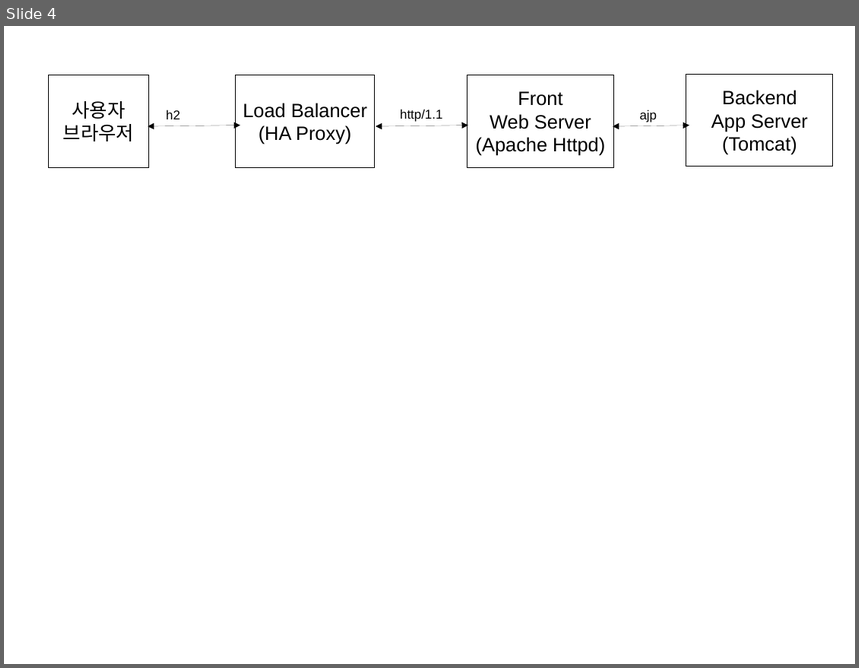
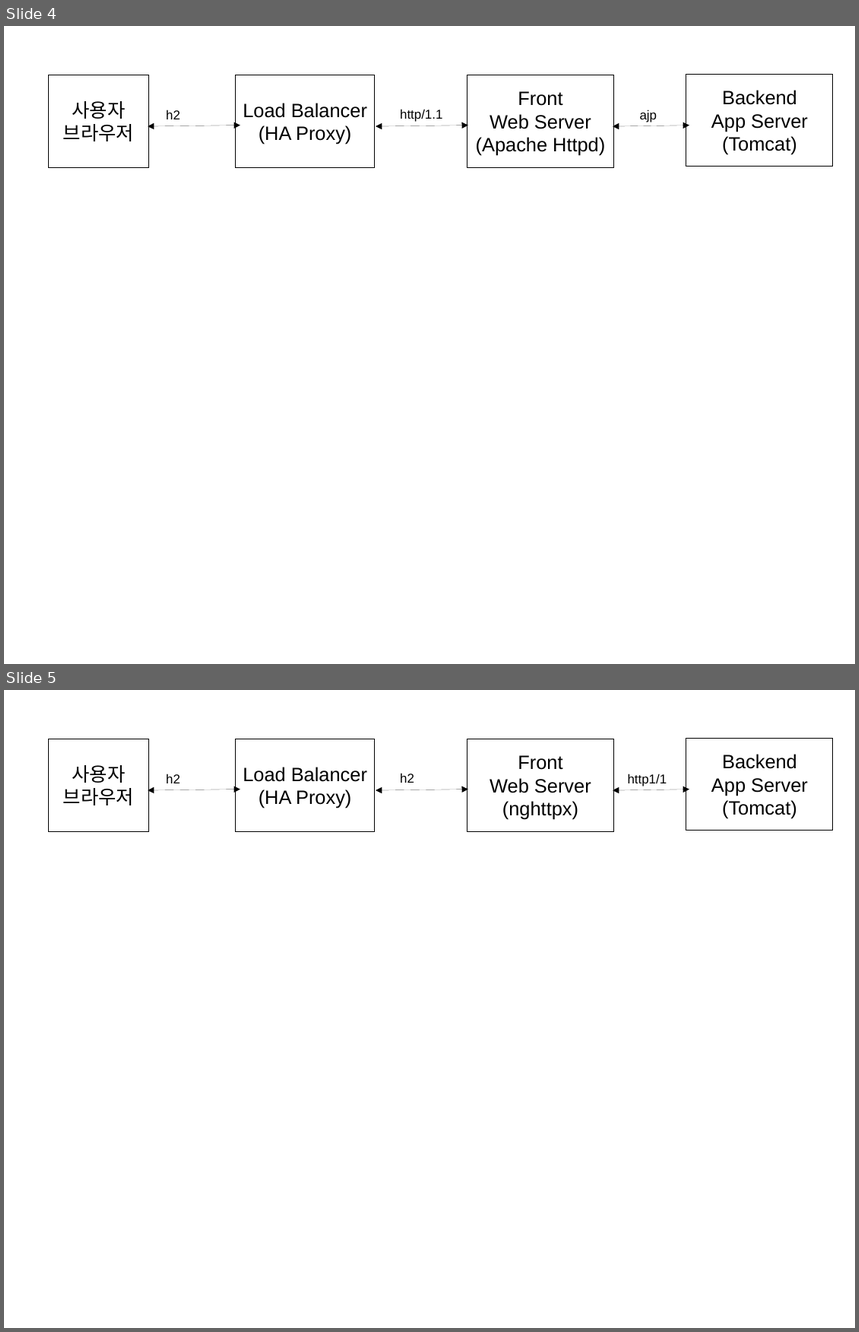
Before and after one commit to benelog/h2demo, a slide deck: docs/diagrams.odp. Shown one above the other, each under a label of ours: slide 4 before the commit, slides 4 and 5 after it. The pictures are 859x668 and 859x1332 pixels, drawn with LibreOffice and Linux fonts; fonts in the diff are those of the drawing. Boxes give left, top, right and bottom in pixels: in the first picture for what was removed or moved away, otherwise in the second. Text is boxed around its words. In the diff, an @@ line names an element or a change of style, - is before the commit and + after.

Commit message:
nghttpx 등의 내용 보강

```diff
--- a/docs/diagrams.odp
+++ b/docs/diagrams.odp
@@ slide 5 added at (4,690,855,1328), background #FFFFFF @@
@@ rectangle added at (49,739,149,831), fill #FFFFFF, outline #000000 0 pt, 18 pt, text #000000 @@
+사용자
+브라우저
@@ rectangle added at (236,739,375,831), fill #FFFFFF, outline #000000 0 pt, 18 pt, text #000000 @@
+Load Balancer
+(HA Proxy)
@@ rectangle added at (468,739,614,831), fill #FFFFFF, outline #000000 0 pt, 18 pt, text #000000 @@
+Front
+Web Server
+(nghttpx)
@@ rectangle added at (686,738,834,831), fill #FFFFFF, outline #000000 0 pt, 18 pt, text #000000 @@
+Backend
+App Server
+(Tomcat)
@@ text added at (166,774,180,783), 12 pt, text #000000 @@
+h2
@@ text added at (400,773,414,783), 12 pt, text #000000 @@
+h2
@@ text added at (628,774,667,787), 12 pt, text #000000 @@
+http1/1
@@ double arrow added from (148, 790) to (240, 790), #000000 0 pt @@
@@ double arrow added from (376, 790) to (468, 790), #000000 0 pt @@
@@ double arrow added from (613, 790) to (690, 790), #000000 0 pt @@
```
Also in this commit, not shown: 2 other files.
